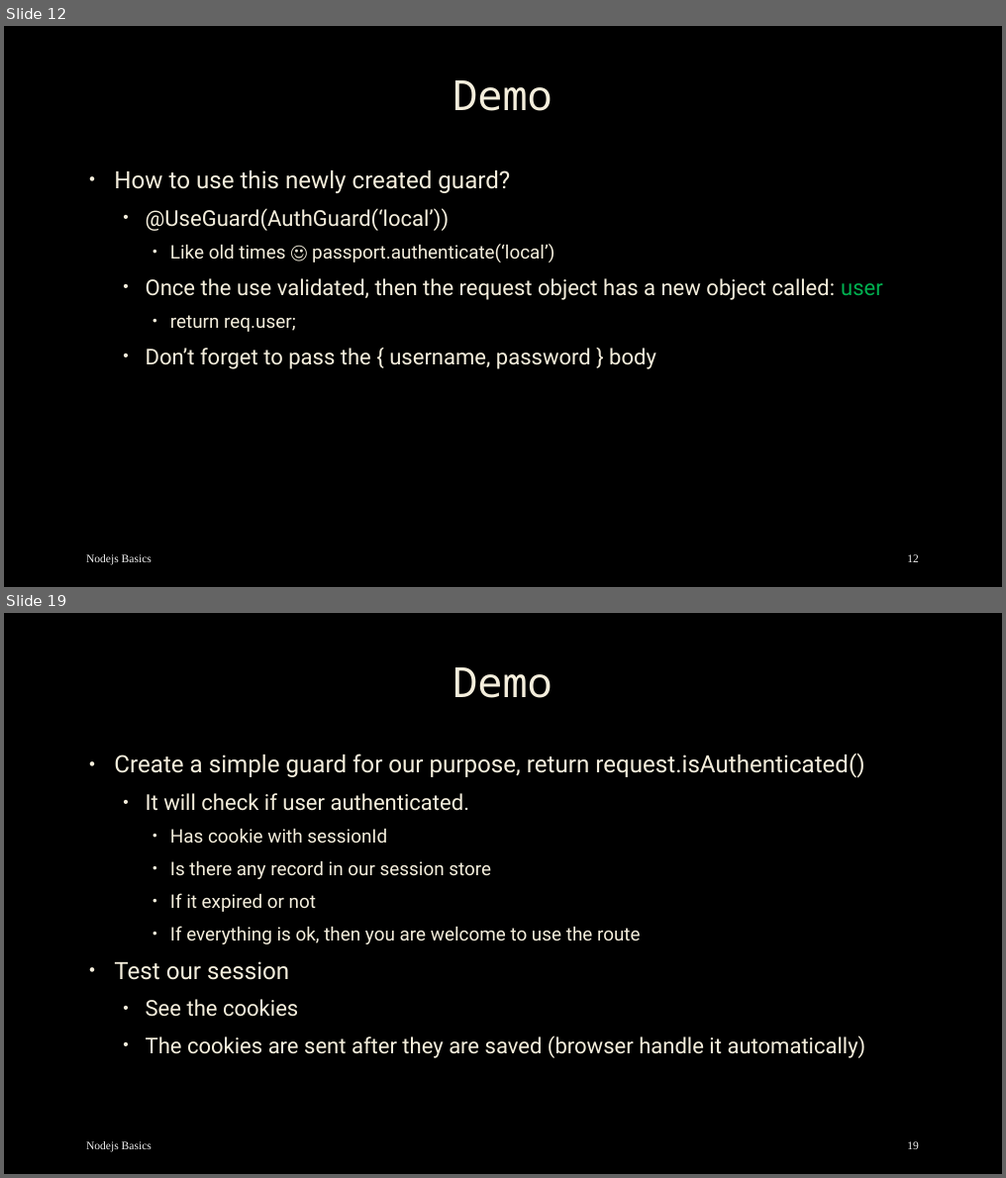
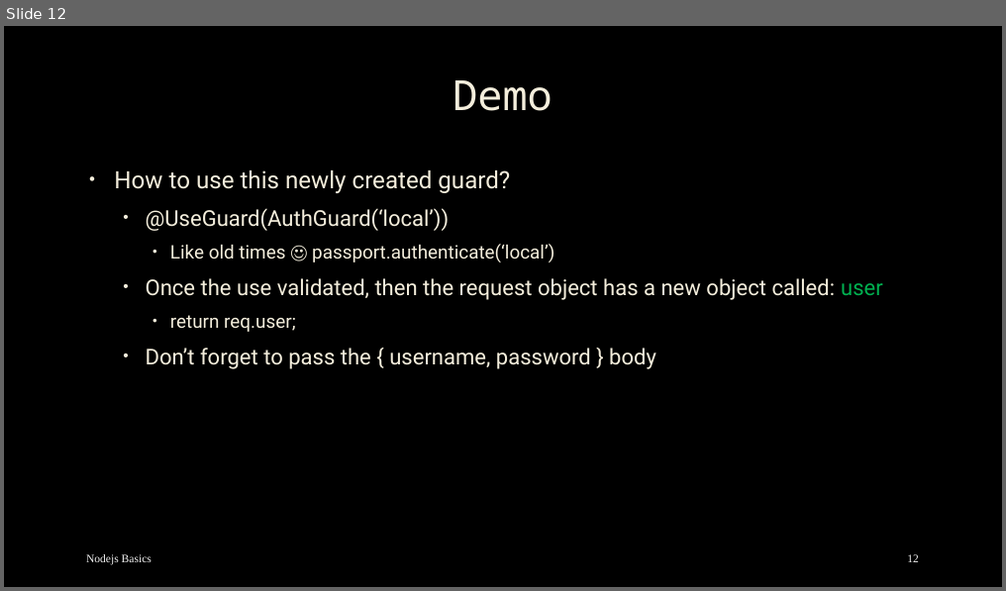
Before and after one commit to mostafa8026/nestjs-course, a slide deck: nestjs/nestjs-09.pptx. Shown one above the other, each under a label of ours: slides 12 and 19 before the commit, slide 12 after it; the slides between them are not shown. The pictures are 1006x1178 and 1006x591 pixels, drawn with LibreOffice and Linux fonts; fonts in the diff are those of the drawing; background and template pictures are left out. Boxes give left, top, right and bottom in pixels: in the first picture for what was removed or moved away, otherwise in the second. Text is boxed around its words. In the diff, an @@ line names an element or a change of style, - is before the commit and + after.

Commit message:
fix: 🐛 session09 nest.js scripts added

```diff
--- a/nestjs/nestjs-09.pptx
+++ b/nestjs/nestjs-09.pptx
@@ slide 19 removed at bbox=[4, 613, 1002, 1174], background picture (left out) @@
@@ title removed at bbox=[452, 667, 552, 698] @@
-Demo
@@ text removed at bbox=[114, 754, 866, 1059] @@
-• Create a simple guard for our purpose, return request.isAuthenticated()
-  • It will check if user authenticated.
-    • Has cookie with sessionId
-    • Is there any record in our session store
-    • If it expired or not
-    • If everything is ok, then you are welcome to use the route
-• Test our session
-  • See the cookies
-  • The cookies are sent after they are saved (browser handle it automatically)
@@ text removed at bbox=[86, 1142, 152, 1153] @@
-Nodejs Basics
@@ page number removed at bbox=[907, 1142, 919, 1150] @@
-19
```
Also in this commit, not shown: 2 slides changed, 8 other slides removed, 18 other files.
